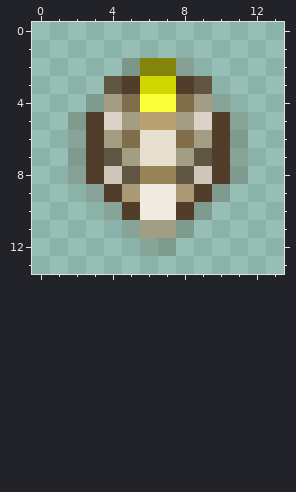
Pixel-art sprite: graphics/armaa/ships/recordbreaker/armaa_recordHead.png. Above is the file before it was changed.
The file is 14x14 pixels. Colours within 5 levels of each other are drawn and written as one.
Now the later version:
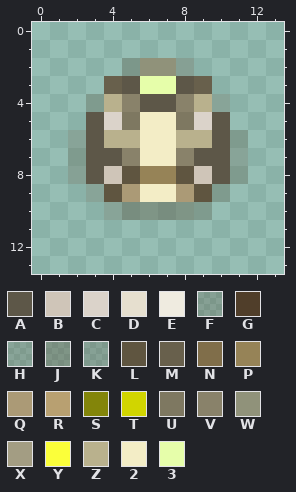
Palette (. is transparent): A #5d5748  B #cfc5b8  C #dbd3ca  D #e6dfcf  E #efebe0  F #503e2a3c  G #503e2a  H #5a513b3c  J #5a513b60  K #5a534245  L #5f5540  M #68604c  N #806e4a  P #968357  Q #ab9a76  R #b8a071  S #83850a  T #d1d500  U #7e7861  V #89826a  W #90927a  X #a39d83  Y #fbff3a  Z #b9b18d  2 #f3edc6  3 #e6feaa
The edit:
Changed rows in their new state; - is an unchanged pixel.
first column x 2:
 2 ----WW----
 3 --MA33AM--
 4 --ZVAAVZ--
 5 .A-U22U-A.
 6 -AZZ22ZZA-
 7 -AAV22VAA-
 8 -A------A-
 9 --L-22-L--
10 ---JJJJ---
11 ---....---
12 ----..----
